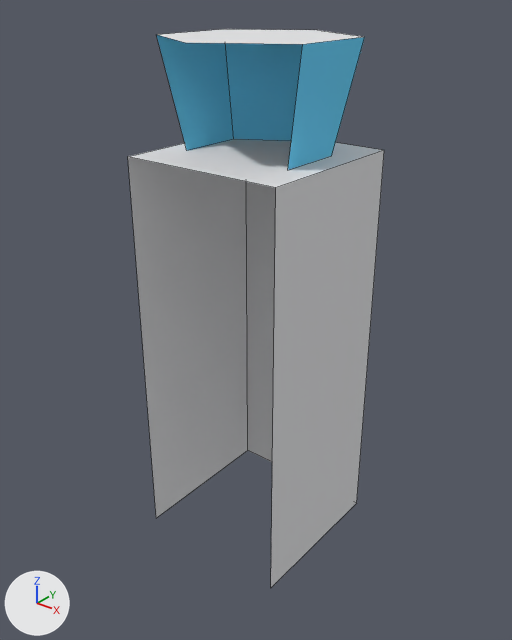
A saved change to the Blender file models/vtower.blend.
Both versions are drawn from a 50 mm lens placed at (2.43, -3.06, 3.38), pointed at (0.01, -0.03, 1.5). Arrows for +X, +Y and +Z are at lower left; the lights stay in place. Mesh edges are drawn as thin lines.

In view in the first picture: 'tower'.
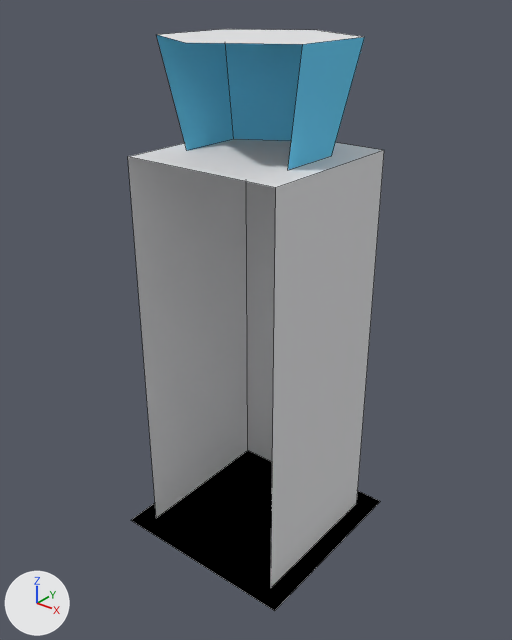
Location of each change, (x1, y1, x2, y2) in pixels of the pictures (512 x 640 px):
'tower', reshaped: before (128, 29, 384, 587); after (128, 29, 384, 611)
part 1 of me_cube, added (black): after (131, 450, 380, 611)

What the commit changed:
Material 'Shadow' (mat_shadow) is new.
Its base color is (0.0, 0.0, 0.0) (black #000000).
me_cube has 19 vertices, 9 faces and spans x -0.5..0.5, y -0.54..0.54, z 0.0..3.1.
me_cube is used by ob_tower; location (0.0, 0.0, 0.0).
Verts and faces of me_cube; kept vertices keep their numbers, new ones are numbered from 19.
Part 1, on me_cube:
New vertex 19 is at (-0.62, -0.62, 0.0), pixel (130, 520).
New vertex 20 is at (0.62, -0.62, 0.0), pixel (274, 610).
New vertex 21 is at (-0.62, 0.62, 0.0).
New vertex 22 is at (0.62, 0.62, 0.0), pixel (380, 501).
New faces: (19, 20, 22, 21) (mat_shadow (black #000000)).
me_cube now uses material mat_shadow (black #000000).
